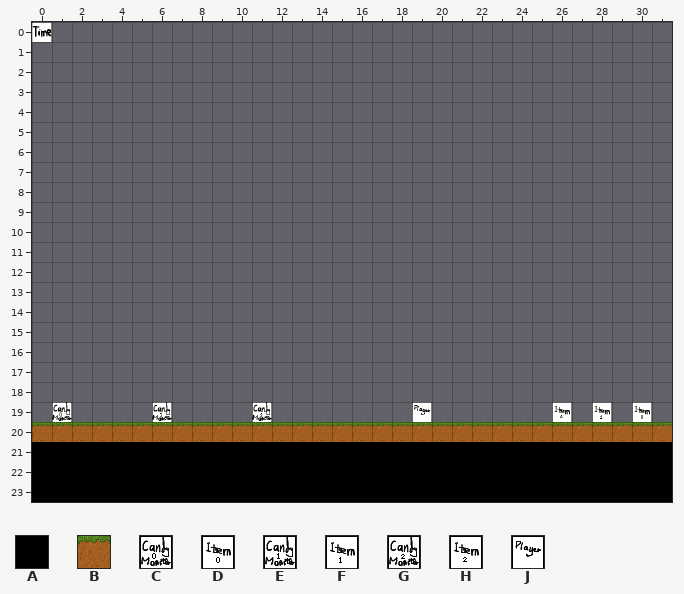
Two versions of a level (Tiled map, levels/level3.1.tmx). The first picture shows the starting point.
Cells are 32x32 px. Shown: x 0..31, y 0..23.
Key: from "nya rutor": A 2, B 15; from "position32x32": C 0, D 1, E 4, F 5, G 8, H 9, J 10.
_ is an empty cell.
Layers that did not change in this view are not listed.
Layer "solids" before, first column x 0:
12 ________________________________
13 ________________________________
14 ________________________________
15 ________________________________
16 ________________________________
17 ________________________________
18 ________________________________
19 ________________________________
20 BBBBBBBBBBBBBBBBBBBBBBBBBBBBBBBB
21 AAAAAAAAAAAAAAAAAAAAAAAAAAAAAAAA
22 AAAAAAAAAAAAAAAAAAAAAAAAAAAAAAAA
23 AAAAAAAAAAAAAAAAAAAAAAAAAAAAAAAA
Layer "position" before, first column x 0:
10 ________________________________
11 ________________________________
12 ________________________________
13 ________________________________
14 ________________________________
15 ________________________________
16 ________________________________
17 ________________________________
18 ________________________________
19 _C____E____G_______J______H_F_D_
20 ________________________________
21 ________________________________
22 ________________________________
23 ________________________________
And afterwards:
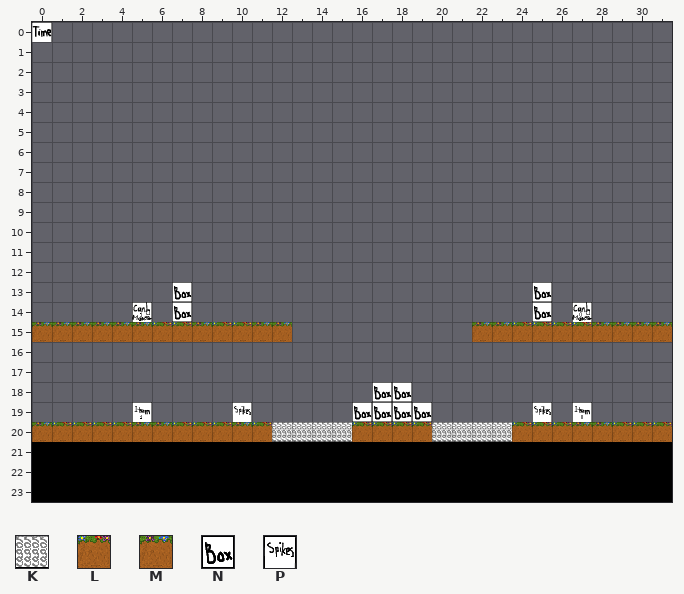
Further tiles: from "nya rutor": K 4, L 19, M 23; from "position32x32": N 6, P 11.
The edit:
Changed rows in their new state; . is an unchanged cell.
Layer "solids":
first column x 0:
15 MMMMMMLLMLLMM.........MMLLLLMMMM
first column x 0:
20 MLLLLMMLLLMLKKKKLLLLKKKKLLLMMLLL
Layer "position":
first column x 5:
13 ..N.................N..
14 E.N.................N.C
first column x 1:
18 ................NN............
19 _...F_...P_....NNNN.....P_D_._
